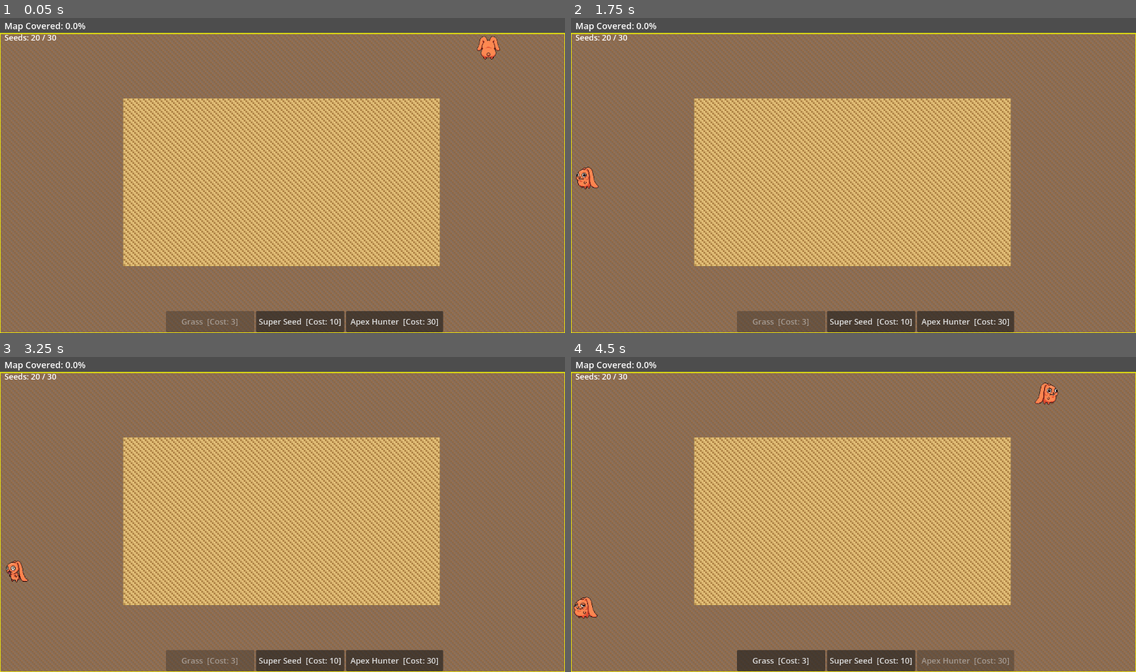
Above: before the commit, frames 1-4 (two rows, left to right).
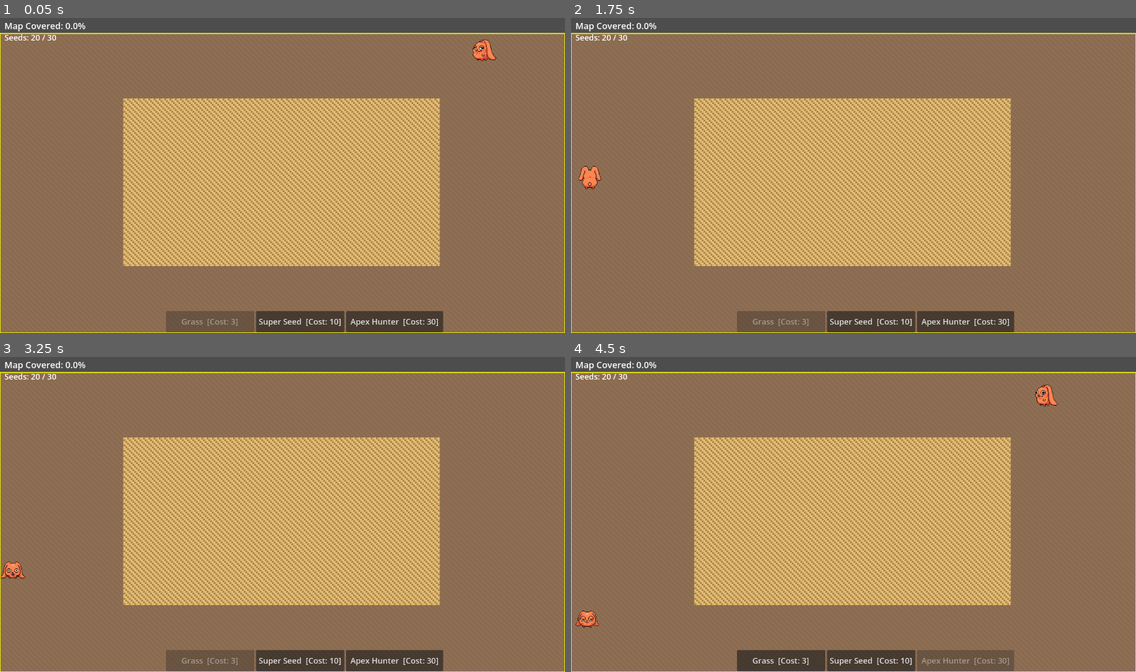
Above: after the commit, the same moments.

Repository: mamo1016/ecosystem-game
Game: Godot game, scene res://world.tscn
The game is run twice, just before and just after one commit, with the same random seed, the same clock (stepped at 60 frames per second) and the same inputs.
Inputs:
- Up to frame 1 (0.05 s): no input
- Up to frame 2 (1.75 s): click "Super Seed [Cost: 10]" at 0.5 s; click "Grass [Cost: 3]" at 1.25 s
- Up to frame 3 (3.25 s): click "Apex Hunter [Cost: 30]" at 2 s; click "Grass [Cost: 3]" at 2.75 s
- Up to frame 4 (4.5 s): click "Super Seed [Cost: 10]" at 3.5 s; click "Apex Hunter [Cost: 30]" at 4.25 s

The runs differ from the first frame. In frame 1, 0.2% of the frame differs, in the area x 83-89%, y 5-14%; in frame 2, 0.2%; in frame 3, 0.2%; in frame 4, 0.5%, in the area x 0-87%, y 8-86%.

Commit message:
Fix random turn to only fire when no food visible, preserving food approach
Co-Authored-By: Claude Sonnet 4.6 <noreply@anthropic.com>

Diff:
--- a/world.gd
+++ b/world.gd
@@ -522,10 +522,6 @@
 					else:
 						_try_spawn_offspring(p.pos, alive, p.size)
 
-			# Random turn so animals don't walk straight for hundreds of tiles
-			if randf() < 0.20:
-				p.facing = DIRS.pick_random()
-
 			var moved = false
 			var front_rect = Rect2i(p.pos.x, p.pos.y, p.size, p.size)
 			if p.facing == Vector2i(1, 0): front_rect = Rect2i(p.pos.x + p.size, p.pos.y, VISION_RANGE, p.size)
@@ -537,6 +533,9 @@
 				if _try_move(p, p.facing): moved = true
 
 			if not moved:
+				# No food ahead — randomly turn before wandering so they don't drill straight
+				if randf() < 0.25:
+					p.facing = DIRS.pick_random()
 				var wander = DIRS.duplicate()
 				wander.shuffle()
 				for d in wander:
